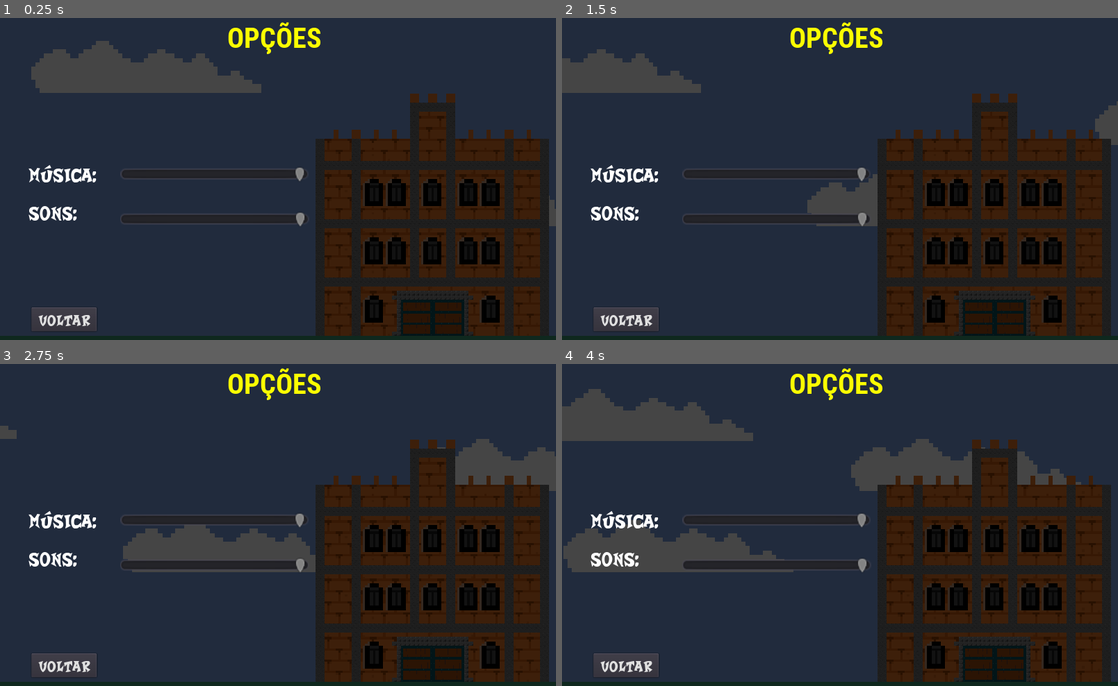
Above: before the commit, frames 1-4 (two rows, left to right).
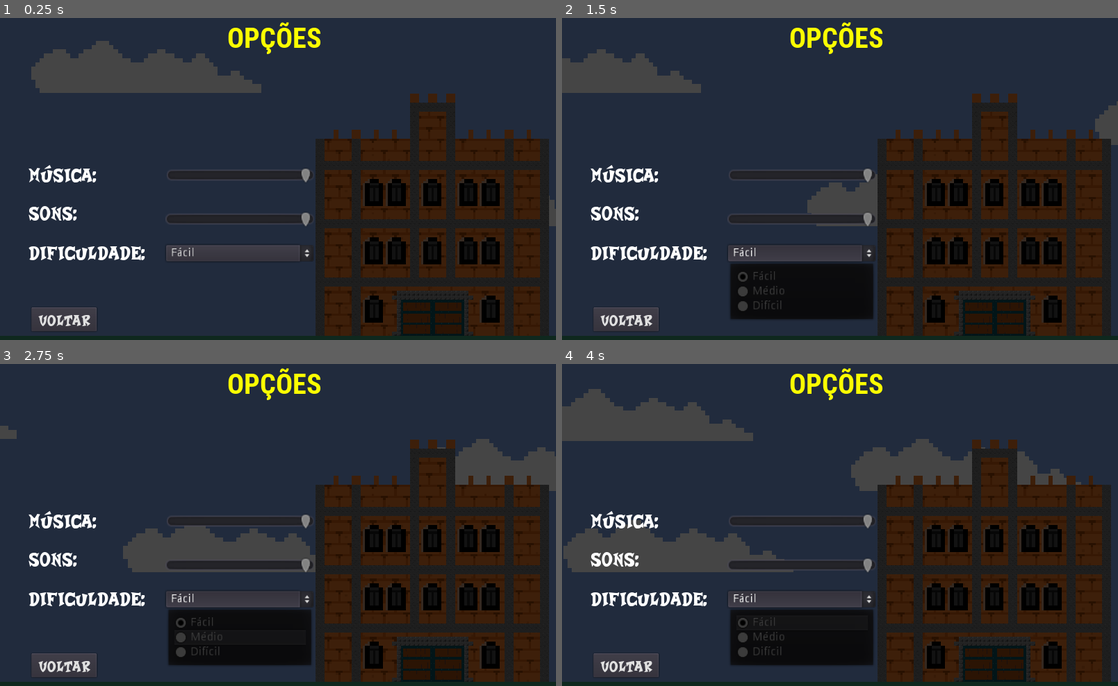
Above: after the commit, the same moments.

Repository: arthur-timoteo/defiant-eyes_game
Game: Godot game, scene res://telas/cena_opcoes.tscn
Two runs of this game, one before a commit and one after it. Both use one fixed random seed, a clock stepped at 60 frames per second and the inputs below. This scene is started directly instead of the project's main scene. Sound files missing from this copy of the repository are replaced by a short silence.
Inputs (mouse positions are in pixels of both pictures, inside the frame that each line leads up to):
- Up to frame 1 (0.25 s): no input
- Up to frame 2 (1.5 s): click (801, 253) at 0.5 s, where only the run after the commit has a clickable "Fácil"; hold Right (ui_right) from 1.28 s (still down)
- Up to frame 3 (2.75 s): keep holding Right (ui_right); tap Up (ui_up) at 1.52, 2.27 s
- Up to frame 4 (4 s): release Right (ui_right) at 2.78 s; hold Left (ui_left) 2.78-3.53 s; hold Right (ui_right) from 3.53 s (still down); tap Up (ui_up) at 3.77 s

The runs differ from the first frame. In frame 1, 1.7% of the frame differs, in the area x 5-57%, y 46-76%; in frame 2, 6.0%; in frame 3, 6.1%; in frame 4, 6.1%, in the area x 5-57%, y 46-94%.

Commit message:
Added option to select game difficulty

Diff:
--- a/telas/cena_opcoes.tscn
+++ b/telas/cena_opcoes.tscn
@@ -63,10 +63,10 @@
 }
 
 [node name="SldMusica" type="HSlider" parent="Node2D"]
-margin_left = 221.908
-margin_top = 255.636
-margin_right = 395.908
-margin_bottom = 295.636
+margin_left = 307.0
+margin_top = 256.0
+margin_right = 443.0
+margin_bottom = 296.0
 rect_scale = Vector2( 2, 2 )
 min_value = -60.0
 max_value = -5.0
@@ -89,16 +89,39 @@
 }
 
 [node name="SldSons" type="HSlider" parent="Node2D"]
-margin_left = 220.544
-margin_top = 337.089
-margin_right = 394.544
-margin_bottom = 377.089
+margin_left = 305.0
+margin_top = 337.0
+margin_right = 442.0
+margin_bottom = 377.0
 rect_scale = Vector2( 2, 2 )
 min_value = -60.0
 max_value = -5.0
 value = -5.0
 __meta__ = {
 "_edit_group_": true,
+"_edit_use_anchors_": false
+}
+
+[node name="LblDificuldade" type="RichTextLabel" parent="Node2D"]
+margin_left = 52.0
+margin_top = 417.0
+margin_right = 283.0
+margin_bottom = 465.0
+custom_fonts/normal_font = SubResource( 3 )
+meta_underlined = false
+text = "Dificuldade:"
+__meta__ = {
+"_edit_group_": true,
+"_edit_use_anchors_": false
+}
+
+[node name="OptnDificuldade" type="OptionButton" parent="Node2D"]
+margin_left = 305.5
+margin_top = 424.5
+margin_right = 486.5
+margin_bottom = 444.5
+rect_scale = Vector2( 1.5, 1.5 )
+__meta__ = {
 "_edit_use_anchors_": false
 }
 
@@ -113,4 +136,5 @@
 "_edit_group_": true,
 "_edit_use_anchors_": false
 }
+[connection signal="item_selected" from="Node2D/OptnDificuldade" to="." method="nivel_dificuldade_selecionado"]
 [connection signal="pressed" from="Node2D/Voltar" to="." method="botao_voltar_cena_autenticado"]
--- a/telas/script_cena_opcoes.gd
+++ b/telas/script_cena_opcoes.gd
@@ -3,6 +3,12 @@
 func _ready():
 	$Node2D/SldMusica.value = ScriptGlobal.musicaVolume
 	$Node2D/SldSons.value = ScriptGlobal.sonsVolume
+
+	$Node2D/OptnDificuldade.add_item("Fácil")
+	$Node2D/OptnDificuldade.add_item("Médio")
+	$Node2D/OptnDificuldade.add_item("Difícil")
+
+	$Node2D/OptnDificuldade.select(ScriptGlobal.DificuldadeJogo - 1)
 
 func _process(_delta):
 	ScriptGlobal.musicaVolume = $Node2D/SldMusica.value
@@ -13,3 +19,7 @@
 		get_tree().change_scene("res://telas/cena_inicial.tscn")
 	else:
 		get_tree().change_scene("res://telas/cena_autenticado.tscn")
+
+
+func nivel_dificuldade_selecionado(index):
+	ScriptGlobal.DificuldadeJogo = index + 1
